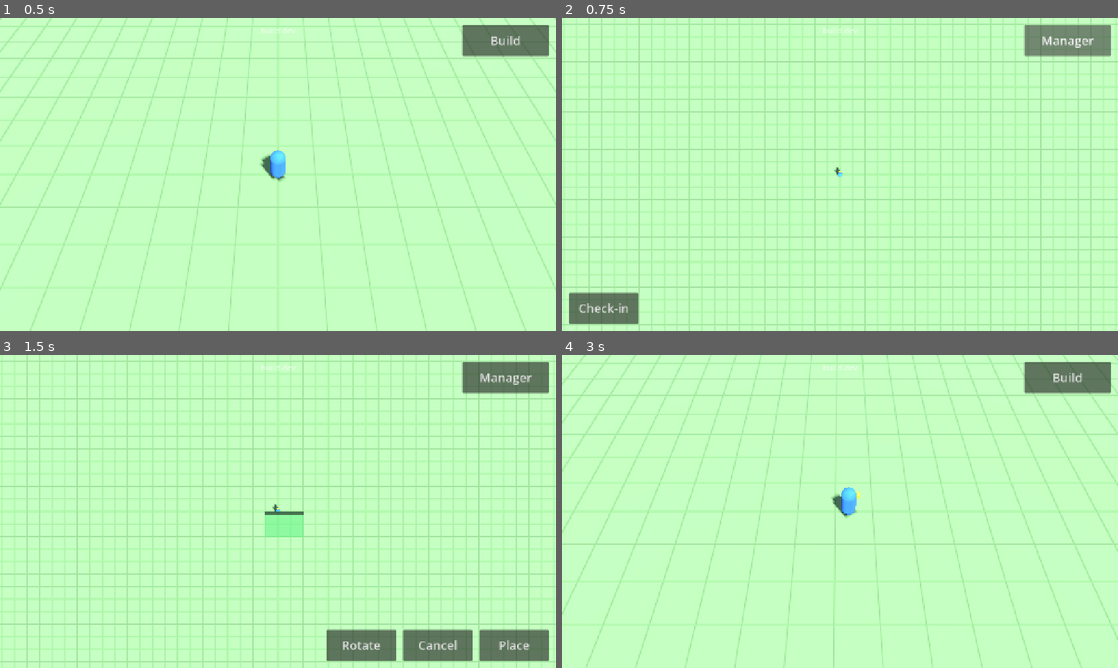
Above: before the commit, frames 1-4 (two rows, left to right).
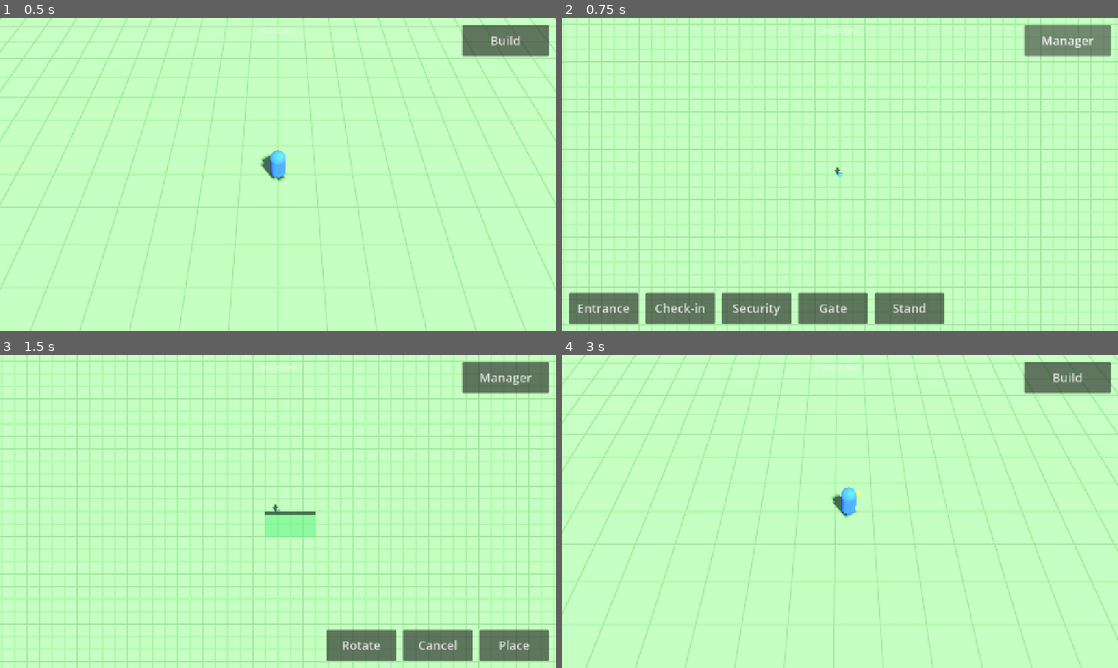
Above: after the commit, the same moments.

Repository: jakobmaier16-pixel/airport-idle
Game: Godot game, scene res://scenes/main/main.tscn
The game is run twice, just before and just after one commit, with the same random seed, the same clock (stepped at 60 frames per second) and the same inputs.
Inputs (mouse positions are in pixels of both pictures, inside the frame that each line leads up to):
- Up to frame 1 (0.5 s): no input
- Up to frame 2 (0.75 s): click "Build" at 0.5 s
- Up to frame 3 (1.5 s): click (44, 646) at 1.25 s, where only the run after the commit has a clickable "Entrance"
- Up to frame 4 (3 s): click "Manager" at 2 s; tap Enter at 2.75 s; move the mouse to (962, 495) at 2.77 s; hold D (move_right) from 2.78 s (still down); click (962, 495) at 2.92 s

Frame 1 is identical in both runs. In frame 2, 5.3% of the frame differs, in the area x 2-69%, y 87-98%; in frame 3, 0.2%; in frame 4, nothing differs.

Commit message:
Add MVP buildings, zones and placement rules to the simulation
- Entrance, security, gate, aircraft stand; larger sizes (check-in 5x3)
- BuildingCatalog lists all types (build menu, later save games)
- Grid stores a zone per cell (landside by default)
- Zone rules per building type; security must sit on the border
  (front landside, back airside)
- check_placement() returns a hint why a spot is not allowed
- paint_zone() keeps cells that placed buildings depend on
- Flat buildings (stand) have no collision

Co-Authored-By: Claude Opus 5.5 <noreply@anthropic.com>

Diff:
--- /dev/null
+++ b/data/buildings/aircraft_stand.tres
@@ -0,0 +1,13 @@
+[gd_resource type="Resource" script_class="BuildingType" format=3]
+
+[ext_resource type="Script" path="res://scripts/resources/building_type.gd" id="1_type"]
+
+[resource]
+script = ExtResource("1_type")
+id = &"aircraft_stand"
+display_name = "Stand"
+footprint = Vector2i(12, 12)
+zone_rule = 1
+is_solid = false
+color = Color(0.5, 0.5, 0.53, 1)
+height = 0.05
--- /dev/null
+++ b/data/buildings/catalog.tres
@@ -0,0 +1,13 @@
+[gd_resource type="Resource" script_class="BuildingCatalog" format=3]
+
+[ext_resource type="Script" path="res://scripts/resources/building_catalog.gd" id="1_catalog"]
+[ext_resource type="Script" path="res://scripts/resources/building_type.gd" id="1_type"]
+[ext_resource type="Resource" path="res://data/buildings/entrance.tres" id="2_entrance"]
+[ext_resource type="Resource" path="res://data/buildings/check_in.tres" id="3_check_in"]
+[ext_resource type="Resource" path="res://data/buildings/security.tres" id="4_security"]
+[ext_resource type="Resource" path="res://data/buildings/gate.tres" id="5_gate"]
+[ext_resource type="Resource" path="res://data/buildings/aircraft_stand.tres" id="6_aircraft_stand"]
+
+[resource]
+script = ExtResource("1_catalog")
+types = Array[ExtResource("1_type")]([ExtResource("2_entrance"), ExtResource("3_check_in"), ExtResource("4_security"), ExtResource("5_gate"), ExtResource("6_aircraft_stand")])
--- a/data/buildings/check_in.tres
+++ b/data/buildings/check_in.tres
@@ -6,6 +6,8 @@
 script = ExtResource("1_type")
 id = &"check_in"
 display_name = "Check-in"
-footprint = Vector2i(3, 2)
+footprint = Vector2i(5, 3)
+zone_rule = 0
+is_solid = true
 color = Color(0.45, 0.6, 0.8, 1)
 height = 2.5
--- /dev/null
+++ b/data/buildings/entrance.tres
@@ -0,0 +1,13 @@
+[gd_resource type="Resource" script_class="BuildingType" format=3]
+
+[ext_resource type="Script" path="res://scripts/resources/building_type.gd" id="1_type"]
+
+[resource]
+script = ExtResource("1_type")
+id = &"entrance"
+display_name = "Entrance"
+footprint = Vector2i(4, 2)
+zone_rule = 0
+is_solid = true
+color = Color(0.85, 0.75, 0.55, 1)
+height = 3.0
--- /dev/null
+++ b/data/buildings/gate.tres
@@ -0,0 +1,13 @@
+[gd_resource type="Resource" script_class="BuildingType" format=3]
+
+[ext_resource type="Script" path="res://scripts/resources/building_type.gd" id="1_type"]
+
+[resource]
+script = ExtResource("1_type")
+id = &"gate"
+display_name = "Gate"
+footprint = Vector2i(5, 5)
+zone_rule = 1
+is_solid = true
+color = Color(0.6, 0.5, 0.8, 1)
+height = 3.0
--- /dev/null
+++ b/data/buildings/security.tres
@@ -0,0 +1,13 @@
+[gd_resource type="Resource" script_class="BuildingType" format=3]
+
+[ext_resource type="Script" path="res://scripts/resources/building_type.gd" id="1_type"]
+
+[resource]
+script = ExtResource("1_type")
+id = &"security"
+display_name = "Security"
+footprint = Vector2i(5, 3)
+zone_rule = 2
+is_solid = true
+color = Color(0.85, 0.45, 0.4, 1)
+height = 2.5
--- a/scenes/build/build_mode.gd
+++ b/scenes/build/build_mode.gd
@@ -9,8 +9,6 @@
 
 ## The camera used to find which cell was tapped.
 @export var camera: BuildCamera
-## Building types offered in the build menu.
-@export var building_types: Array[BuildingType] = []
 @export var valid_color: Color = Color(0.3, 0.9, 0.4, 0.55)
 @export var invalid_color: Color = Color(0.95, 0.3, 0.25, 0.55)
 ## A drag that starts this many cells around the preview still grabs it (fingers are wide).
--- a/scenes/build/build_mode.tscn
+++ b/scenes/build/build_mode.tscn
@@ -1,8 +1,6 @@
 [gd_scene format=3]
 
 [ext_resource type="Script" path="res://scenes/build/build_mode.gd" id="1_build_mode"]
-[ext_resource type="Script" path="res://scripts/resources/building_type.gd" id="2_building_type"]
-[ext_resource type="Resource" path="res://data/buildings/check_in.tres" id="3_check_in"]
 
 [sub_resource type="StandardMaterial3D" id="StandardMaterial3D_highlight"]
 transparency = 1
@@ -15,7 +13,6 @@
 
 [node name="BuildMode" type="Node3D"]
 script = ExtResource("1_build_mode")
-building_types = Array[ExtResource("2_building_type")]([ExtResource("3_check_in")])
 
 [node name="CellHighlight" type="MeshInstance3D" parent="."]
 cast_shadow = 0
--- a/scenes/buildings/building_layer.gd
+++ b/scenes/buildings/building_layer.gd
@@ -23,7 +23,8 @@
 	var visual := BuildingVisual.new()
 	visual.setup(building.type, cell_size, _material_for(building.type), _front_material)
 	visual.place_on_grid(Airport.grid, building.type.footprint, building.origin_cell, building.rotation_steps)
-	visual.add_collision(building.type, cell_size)
+	if building.type.is_solid:
+		visual.add_collision(building.type, cell_size)
 	add_child(visual)
 
 
--- a/scenes/main/main.gd
+++ b/scenes/main/main.gd
@@ -15,7 +15,7 @@
 
 func _ready() -> void:
 	_hud.view_toggle_pressed.connect(_on_view_toggle_pressed)
-	_hud.setup_build_menu(_build_mode.building_types)
+	_hud.setup_build_menu(Airport.CATALOG.types)
 	_hud.building_type_selected.connect(_build_mode.start_placement)
 	_hud.rotate_pressed.connect(_build_mode.rotate_placement)
 	_hud.place_pressed.connect(_build_mode.confirm_placement)
--- a/scripts/autoload/airport.gd
+++ b/scripts/autoload/airport.gd
@@ -5,22 +5,42 @@
 ## Visuals listen to its signals and never change simulation data directly.
 
 signal building_placed(building: Building)
+signal zones_changed
 
 ## Grid cell size in meters. Terminal and landside are near-realistic at this scale; airside is
 ## scaled down (design doc §7.1). Change it only here: the ground and all tools derive from it.
 const CELL_SIZE: float = 2.0
 ## Map size in cells: 64 x 64 cells = 128 x 128 m (design doc §7.1).
 const MAP_SIZE_CELLS: Vector2i = Vector2i(64, 64)
+## Every building type in the game.
+const CATALOG: BuildingCatalog = preload("res://data/buildings/catalog.tres")
 
 var grid: AirportGrid = AirportGrid.new(MAP_SIZE_CELLS, CELL_SIZE)
 var buildings: Array[Building] = []
 
+# Cells whose zone a placed building depends on (cell -> required Zone). They can't be repainted.
+var _zone_locks: Dictionary[Vector2i, int] = {}
+
+
+## Why a building can't go here, as a short hint for the player, or "" if it can.
+func check_placement(type: BuildingType, origin_cell: Vector2i, rotation_steps: int) -> String:
+	for cell in Building.footprint_cells(type.footprint, origin_cell, rotation_steps):
+		if not grid.is_inside(cell):
+			return "Outside the map"
+		if not grid.is_empty(cell):
+			return "Space is taken"
+	var requirements := Building.zone_requirements(type, origin_cell, rotation_steps)
+	for cell in requirements:
+		if not grid.is_inside(cell) or grid.get_zone(cell) != requirements[cell]:
+			return _zone_hint(type)
+	return ""
+
 
 func can_place(type: BuildingType, origin_cell: Vector2i, rotation_steps: int) -> bool:
-	return grid.are_cells_free(Building.footprint_cells(type.footprint, origin_cell, rotation_steps))
+	return check_placement(type, origin_cell, rotation_steps).is_empty()
 
 
-## Places a building if its cells are free. Returns the new building, or null if the spot is taken.
+## Places a building if the spot is allowed. Returns the new building, or null if it isn't.
 ## Building is free for now; costs come with the economy (design doc §7.1a).
 func place_building(type: BuildingType, origin_cell: Vector2i, rotation_steps: int) -> Building:
 	if not can_place(type, origin_cell, rotation_steps):
@@ -28,6 +48,37 @@
 	var building := Building.new(type, origin_cell, rotation_steps)
 	for cell in building.get_cells():
 		grid.set_content(cell, building)
+	var requirements := Building.zone_requirements(type, origin_cell, rotation_steps)
+	for cell in requirements:
+		_zone_locks[cell] = requirements[cell]
 	buildings.append(building)
 	building_placed.emit(building)
 	return building
+
+
+## Paints `cells` with `zone`. Cells a building depends on keep their zone.
+## Returns how many cells were blocked that way, so the player can be told.
+func paint_zone(cells: Array[Vector2i], zone: AirportGrid.Zone) -> int:
+	var blocked := 0
+	var changed := false
+	for cell in cells:
+		if not grid.is_inside(cell) or grid.get_zone(cell) == zone:
+			continue
+		if _zone_locks.has(cell) and _zone_locks[cell] != zone:
+			blocked += 1
+			continue
+		grid.set_zone(cell, zone)
+		changed = true
+	if changed:
+		zones_changed.emit()
+	return blocked
+
+
+func _zone_hint(type: BuildingType) -> String:
+	match type.zone_rule:
+		BuildingType.ZoneRule.AIRSIDE:
+			return "Must be built on airside"
+		BuildingType.ZoneRule.BORDER:
+			return "Front must face landside, back must face airside"
+		_:
+			return "Must be built on landside"
--- /dev/null
+++ b/scripts/resources/building_catalog.gd
@@ -0,0 +1,14 @@
+class_name BuildingCatalog
+extends Resource
+## The list of every building type in the game (data/buildings/catalog.tres).
+## The build menu shows them in this order; save games look types up by id.
+
+@export var types: Array[BuildingType] = []
+
+
+## The type with this id, or null if there is none (e.g. a save game from an older version).
+func find(id: StringName) -> BuildingType:
+	for type in types:
+		if type.id == id:
+			return type
+	return null
--- a/scripts/resources/building_type.gd
+++ b/scripts/resources/building_type.gd
@@ -1,15 +1,26 @@
 class_name BuildingType
 extends Resource
 ## Definition of a kind of building the player can place, e.g. check-in.
-## Shared by all buildings of that kind. Instances live in data/buildings/*.tres.
+## Shared by all buildings of that kind. Instances live in data/buildings/*.tres and are listed
+## in data/buildings/catalog.tres.
 
-## Stable internal name, used later for save games.
+## Which zone a building must stand in (design doc §7.2).
+enum ZoneRule {
+	LANDSIDE, ## The whole footprint must be landside.
+	AIRSIDE, ## The whole footprint must be airside.
+	BORDER, ## On the border: the row in front must be landside, the row behind airside (security).
+}
+
+## Stable internal name, used for save games. Never change it once players have saves.
 @export var id: StringName
 ## Name shown in the build menu.
 @export var display_name: String
 ## Size in grid cells before rotation: x = width along the front side, y = depth.
 ## The front side faces -Z ("up" on screen) when the building is not rotated.
 @export var footprint: Vector2i = Vector2i.ONE
+@export var zone_rule: ZoneRule = ZoneRule.LANDSIDE
+## Solid buildings block the manager; flat ones (e.g. aircraft stands) can be walked on.
+@export var is_solid: bool = true
 
 @export_group("Placeholder visuals")
 @export var color: Color = Color(0.7, 0.7, 0.75)
--- a/scripts/simulation/airport_grid.gd
+++ b/scripts/simulation/airport_grid.gd
@@ -3,6 +3,9 @@
 ## The building grid as pure simulation data: no nodes, no visuals.
 ## Converts between world positions and grid cells, and stores what occupies each cell.
 ## Cell (0, 0) is the map corner at `origin`; cell x grows along world +X, cell y along world +Z.
+## Every cell also has a zone (design doc §7.2), landside by default.
+
+enum Zone { LANDSIDE, AIRSIDE }
 
 ## Map size in cells.
 var size: Vector2i
@@ -11,14 +14,17 @@
 ## World position of the map corner where cell (0, 0) starts. The map is centered on the world origin.
 var origin: Vector3
 
-# Sparse storage: only occupied cells have an entry. Values will become building data later.
+# Sparse storage: only occupied cells have an entry (the Building on that cell).
 var _contents: Dictionary[Vector2i, Variant] = {}
+# One byte per cell (row by row), holding a Zone value. All zeros = all landside.
+var _zones: PackedByteArray = PackedByteArray()
 
 
 func _init(size_in_cells: Vector2i, cell_size_meters: float) -> void:
 	size = size_in_cells
 	cell_size = cell_size_meters
 	origin = Vector3(-size.x * cell_size * 0.5, 0.0, -size.y * cell_size * 0.5)
+	_zones.resize(size.x * size.y)
 
 
 ## The cell that contains `world_position`. May be outside the map; check with `is_inside()`.
@@ -71,3 +77,22 @@
 ## The map area on the ground plane in meters: position = (min x, min z), size = (width, depth).
 func get_world_rect() -> Rect2:
 	return Rect2(origin.x, origin.z, size.x * cell_size, size.y * cell_size)
+
+
+func get_zone(cell: Vector2i) -> Zone:
+	return _zones[cell.y * size.x + cell.x] as Zone
+
+
+func set_zone(cell: Vector2i, zone: Zone) -> void:
+	assert(is_inside(cell), "Cell %s is outside the map" % cell)
+	_zones[cell.y * size.x + cell.x] = zone
+
+
+## All zones, one byte per cell, row by row (for the ground overlay and save games).
+func get_zone_data() -> PackedByteArray:
+	return _zones
+
+
+func set_zone_data(data: PackedByteArray) -> void:
+	if data.size() == _zones.size():
+		_zones = data
--- a/scripts/simulation/building.gd
+++ b/scripts/simulation/building.gd
@@ -27,6 +27,44 @@
 	return footprint
 
 
+## The zone each affected cell must have for this building to be allowed there (cell -> Zone).
+static func zone_requirements(type: BuildingType, origin: Vector2i, rotation: int) -> Dictionary[Vector2i, int]:
+	var result: Dictionary[Vector2i, int] = {}
+	match type.zone_rule:
+		BuildingType.ZoneRule.LANDSIDE:
+			for cell in footprint_cells(type.footprint, origin, rotation):
+				result[cell] = AirportGrid.Zone.LANDSIDE
+		BuildingType.ZoneRule.AIRSIDE:
+			for cell in footprint_cells(type.footprint, origin, rotation):
+				result[cell] = AirportGrid.Zone.AIRSIDE
+		BuildingType.ZoneRule.BORDER:
+			for cell in outside_row(type.footprint, origin, rotation, true):
+				result[cell] = AirportGrid.Zone.LANDSIDE
+			for cell in outside_row(type.footprint, origin, rotation, false):
+				result[cell] = AirportGrid.Zone.AIRSIDE
+	return result
+
+
+## The row of cells just outside the footprint, along its front side (or back side).
+static func outside_row(footprint: Vector2i, origin: Vector2i, rotation: int, front: bool) -> Array[Vector2i]:
+	var size := rotated_size(footprint, rotation)
+	# Direction the front faces for each clockwise step: up, right, down, left (on screen).
+	var directions: Array[Vector2i] = [Vector2i(0, -1), Vector2i(1, 0), Vector2i(0, 1), Vector2i(-1, 0)]
+	var direction := directions[posmod(rotation, 4)]
+	if not front:
+		direction = -direction
+	var cells: Array[Vector2i] = []
+	if direction.y != 0:
+		var row_y := origin.y - 1 if direction.y < 0 else origin.y + size.y
+		for x in size.x:
+			cells.append(Vector2i(origin.x + x, row_y))
+	else:
+		var column_x := origin.x - 1 if direction.x < 0 else origin.x + size.x
+		for y in size.y:
+			cells.append(Vector2i(column_x, origin.y + y))
+	return cells
+
+
 static func footprint_cells(footprint: Vector2i, origin: Vector2i, rotation: int) -> Array[Vector2i]:
 	var size := rotated_size(footprint, rotation)
 	var cells: Array[Vector2i] = []
Not shown, added: scripts/resources/building_catalog.gd.uid
